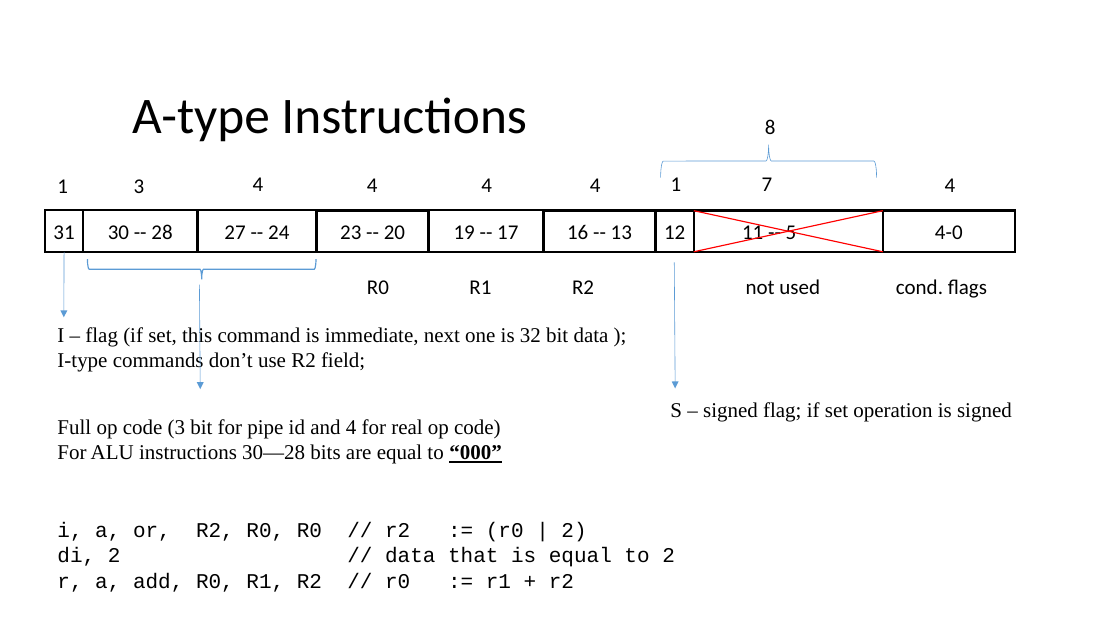
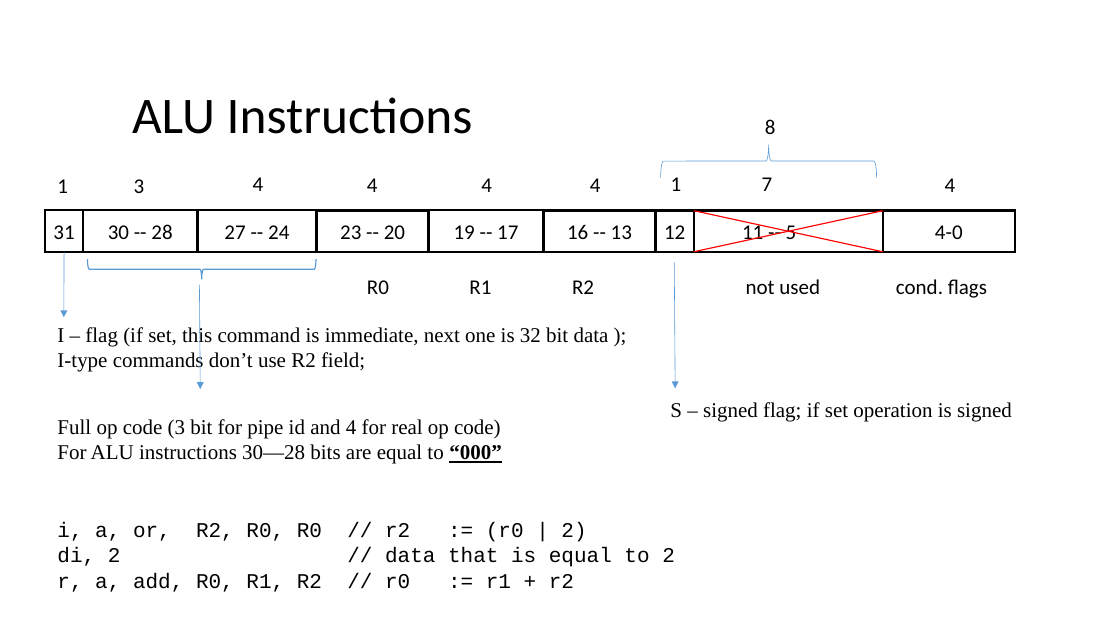
Before and after one commit to FROL256/argon-cpu, a slide deck: slide 2 of DOC/01_isa_encoding.pptx. Drawn at 1120x630 pixels with LibreOffice and Linux fonts; fonts in the diff are those of the drawing. Boxes give left, top, right and bottom in pixels: in the first picture for what was removed or moved away, otherwise in the second. Text is boxed around its words. In the diff, an @@ line names an element or a change of style, - is before the commit and + after.

```diff
--- a/DOC/01_isa_encoding.pptx
+++ b/DOC/01_isa_encoding.pptx
@@ title at (132, 97, 473, 134): text changed @@
-A-type Instructions
+ALU Instructions
```
Also in this commit, not shown: 2 other slides changed.
